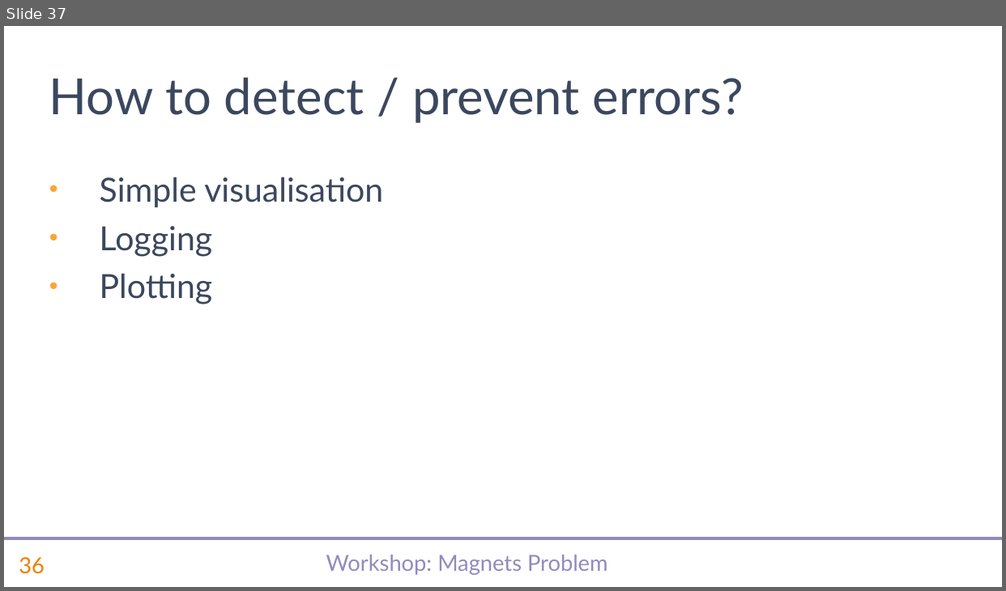
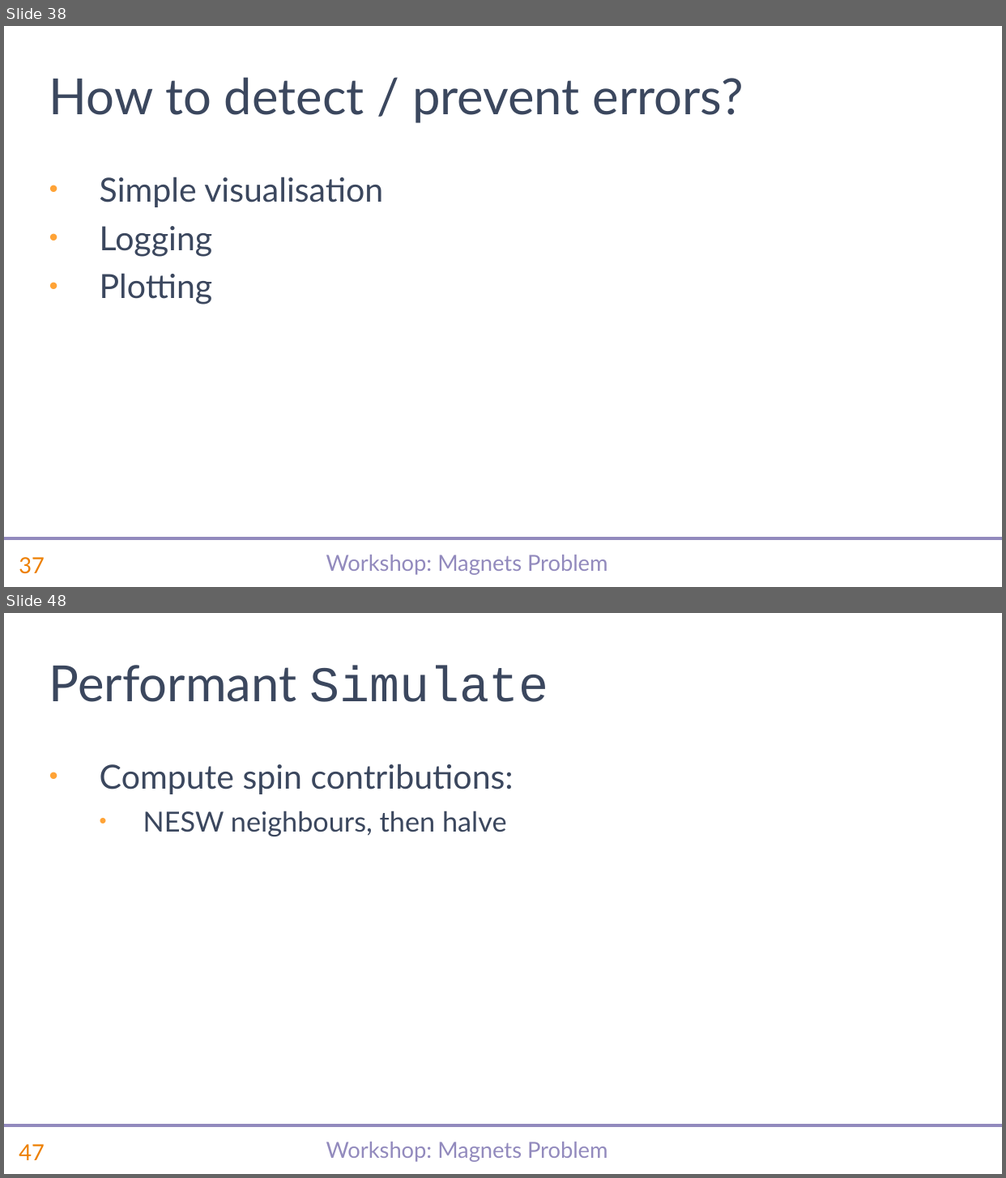
Before and after one commit to abrudz/SimCorp, a slide deck: magnets/slides.pptx. Shown one above the other, each under a label of ours: slide 37 before the commit, slides 38 and 48 after it; the slides between them are not shown. The pictures are 1006x591 and 1006x1178 pixels, drawn with LibreOffice and Linux fonts; fonts in the diff are those of the drawing; background and template pictures are left out. Boxes give left, top, right and bottom in pixels: in the first picture for what was removed or moved away, otherwise in the second. Text is boxed around its words. In the diff, an @@ line names an element or a change of style, - is before the commit and + after.

```diff
--- a/magnets/slides.pptx
+++ b/magnets/slides.pptx
@@ slide 48 added at <box>4,613,1002,1174</box>, background #FFFFFF; not listed: 3 template elements that a slide beside it also shows @@
@@ title added at <box>49,665,549,702</box>, 36 pt, text #3B475E @@
+Performant Simulate
@@ text added at <box>100,764,513,837</box>, 24 pt, text #3B475E @@
+• Compute spin contributions:
+  • NESW neighbours, then halve
@@ what was slide 37 is now slide 38 @@
@@ page number at <box>19,557,44,574</box>: text changed @@
-36
+37
```
Also in this commit, not shown: 1 slide changed, 18 other slides added, 2 other files.
